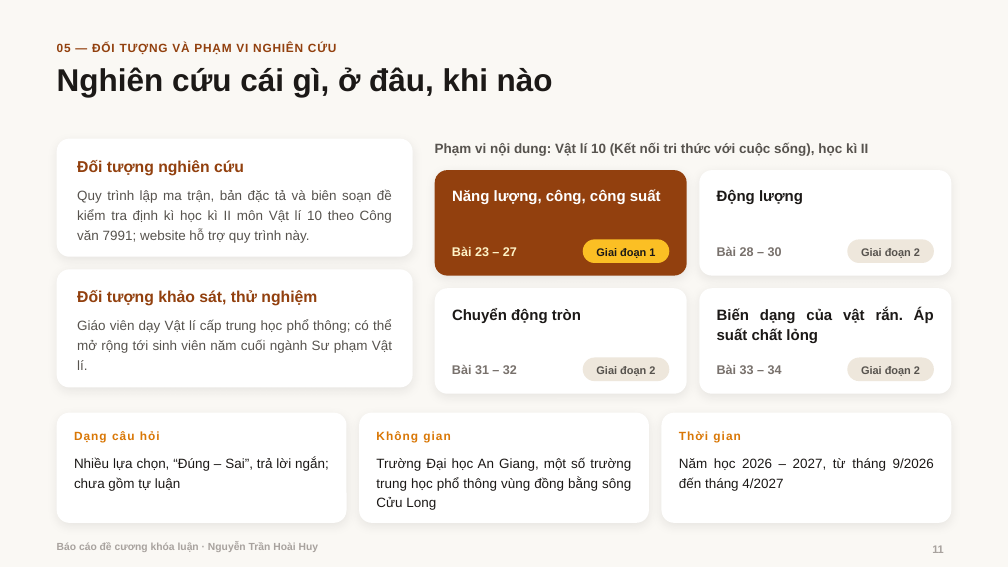
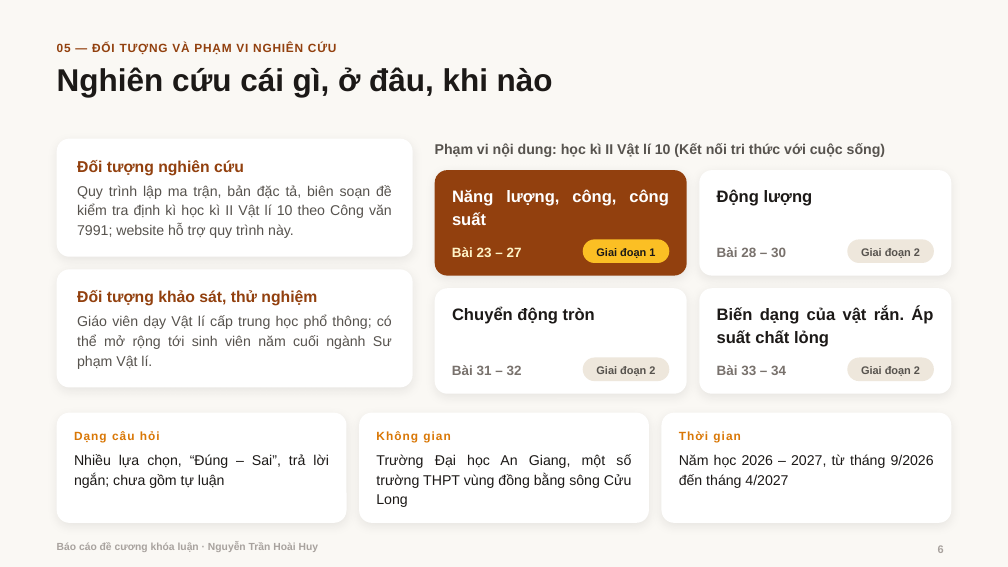
Before and after one commit to hoaihuy2609/kltn, a slide deck: slide 6 of tai-ve/Bao_cao_de_cuong.pptx (slide 11 before the commit). Drawn at 1008x567 pixels with LibreOffice and Linux fonts; fonts in the diff are those of the drawing; background and template pictures are left out. Boxes give left, top, right and bottom in pixels: in the first picture for what was removed or moved away, otherwise in the second. Text is boxed around its words. In the diff, an @@ line names an element or a change of style, - is before the commit and + after.

```diff
--- a/tai-ve/Bao_cao_de_cuong.pptx
+++ b/tai-ve/Bao_cao_de_cuong.pptx
@@ text at bbox=[435, 143, 885, 157]: text changed; size 12.8 to 13.5 pt @@
-Phạm vi nội dung: Vật lí 10 (Kết nối tri thức với cuộc sống), học kì II
+Phạm vi nội dung: học kì II Vật lí 10 (Kết nối tri thức với cuộc sống)
@@ text at bbox=[77, 185, 392, 238]: text changed; size 12.8 to 13.5 pt @@
-Quy trình lập ma trận, bản đặc tả và biên soạn đề kiểm tra định kì học kì II môn Vật lí 10 theo Công văn 7991; website hỗ trợ quy trình này.
+Quy trình lập ma trận, bản đặc tả, biên soạn đề kiểm tra định kì học kì II Vật lí 10 theo Công văn 7991; website hỗ trợ quy trình này.
@@ text "Giáo viên dạy Vật lí ..." at bbox=[77, 315, 392, 369]: size 12.8 to 13.5 pt; line spacing 1.24 to 1.15 @@
@@ size 14.3 to 15.8 pt in 4 elements at bbox=[452, 189, 669, 225], bbox=[717, 189, 813, 206], bbox=[452, 306, 595, 324], bbox=[717, 306, 933, 347] @@
@@ size 12 to 12.8 pt in 4 elements at bbox=[452, 247, 522, 257], bbox=[717, 247, 786, 257], bbox=[452, 365, 522, 375], bbox=[717, 365, 786, 375] @@
@@ text "Nhiều lựa chọn, “Đúng – ..." at bbox=[74, 454, 329, 488]: size 12.8 to 13.5 pt; line spacing 1.2 to 1.15 @@
@@ text "Năm học 2026 – 2027, ..." at bbox=[679, 454, 934, 488]: size 12.8 to 13.5 pt; line spacing 1.2 to 1.15 @@
@@ text at bbox=[376, 454, 632, 507]: text changed; size 12.8 to 13.5 pt @@
-Trường Đại học An Giang, một số trường trung học phổ thông vùng đồng bằng sông Cửu Long
+Trường Đại học An Giang, một số trường THPT vùng đồng bằng sông Cửu Long
@@ page number at bbox=[938, 545, 944, 553]: text changed @@
-11
+6
```
Also in this commit, not shown: 8 other slides changed, 2 slides added, 10 slides removed, 4 other files.
